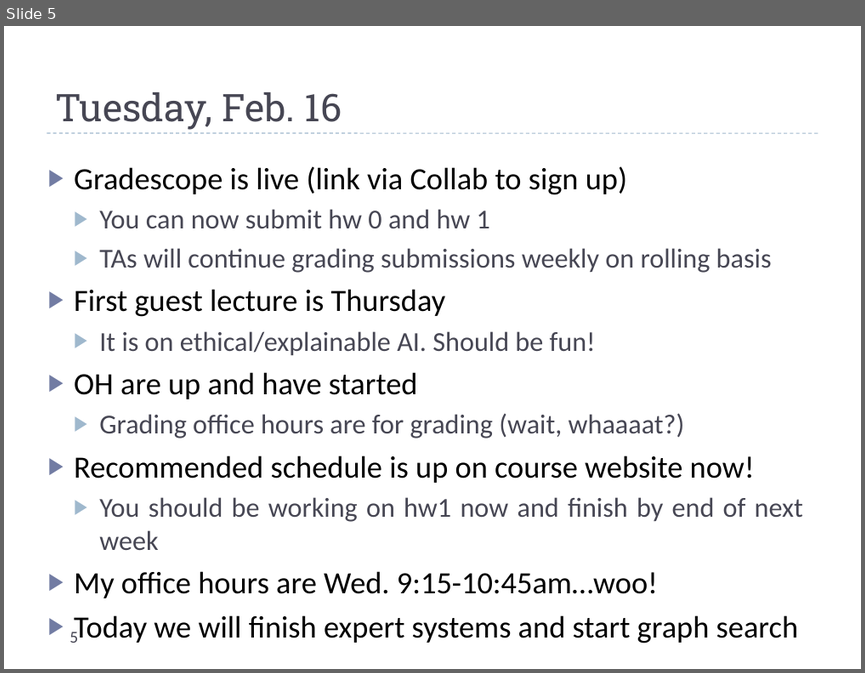
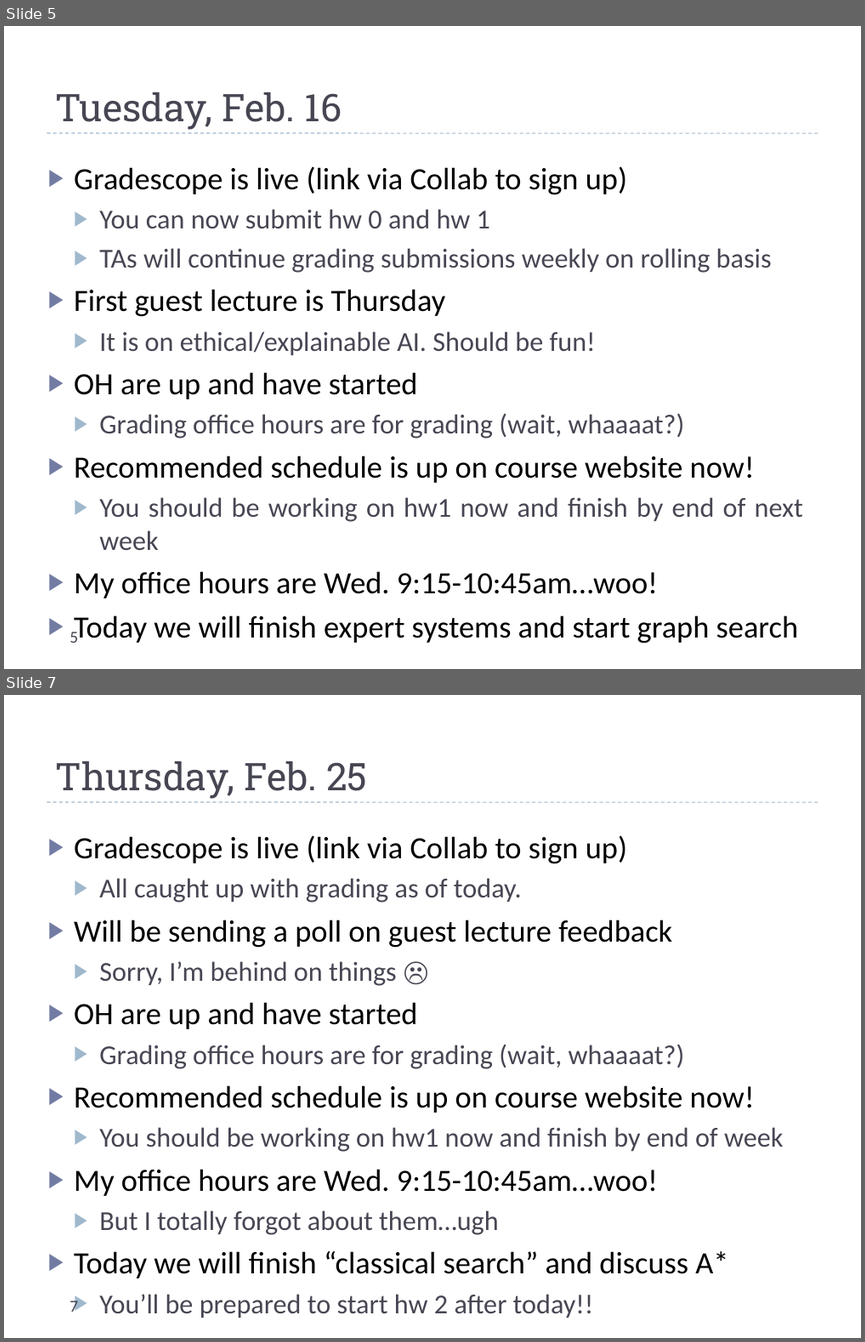
Before and after one commit to markfloryan/AI, a slide deck: slides/dailyannouncements.pptx. Shown one above the other, each under a label of ours: slide 5 before the commit, slides 5 and 7 after it; the slides between them are not shown. The pictures are 865x673 and 865x1342 pixels, drawn with LibreOffice and Linux fonts; fonts in the diff are those of the drawing. Boxes give left, top, right and bottom in pixels: in the first picture for what was removed or moved away, otherwise in the second. Text is boxed around its words. In the diff, an @@ line names an element or a change of style, - is before the commit and + after.

```diff
--- a/slides/dailyannouncements.pptx
+++ b/slides/dailyannouncements.pptx
@@ slide 7 added at (4, 695, 861, 1338), background #FFFFFF; not listed: 1 template element that a slide beside it also shows @@
@@ title added at (55, 761, 367, 799), 32 pt, text #464653 @@
+Thursday, Feb. 25
@@ text added at (74, 835, 783, 1317), 26 pt, text #000000 @@
+▶ Gradescope is live (link via Collab to sign up)
+  ▶ All caught up with grading as of today.
+▶ Will be sending a poll on guest lecture feedback
+  ▶ Sorry, I’m behind on things ☹
+▶ OH are up and have started
+  ▶ Grading office hours are for grading (wait, whaaaat?)
+▶ Recommended schedule is up on course website now!
+  ▶ You should be working on hw1 now and finish by end of week
+▶ My office hours are Wed. 9:15-10:45am…woo!
+  ▶ But I totally forgot about them…ugh
+▶ Today we will finish “classical search” and discuss A*
+  ▶ You’ll be prepared to start hw 2 after today!!
@@ page number added at (69, 1298, 78, 1311), 14 pt, text #464653 @@
+7
```
Also in this commit, not shown: 1 other slide added, 10 other files.
